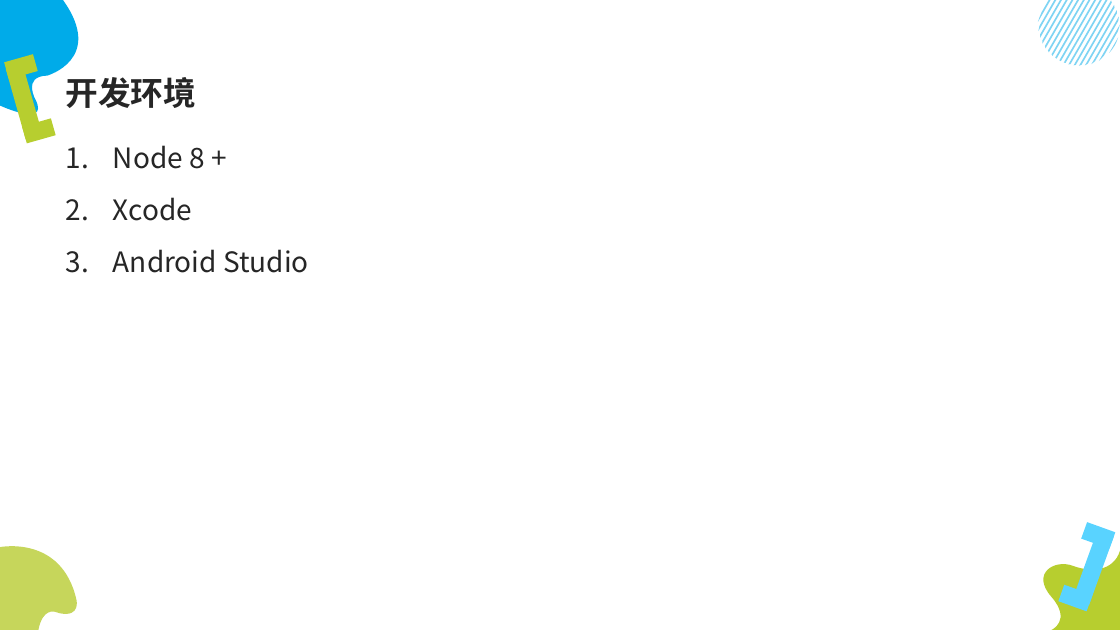
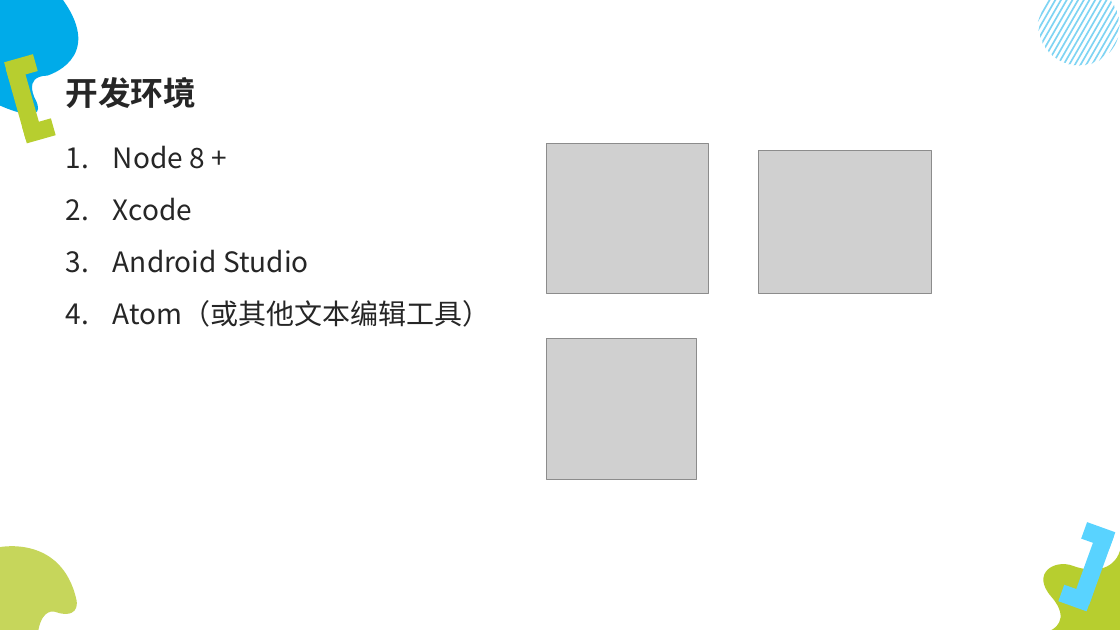
Before and after one commit to lumin824/hello-react-native, a slide deck: slide 10 of linkgap/ReactNative开发.pptx (slide 4 before the commit). Drawn at 1120x630 pixels with LibreOffice and Linux fonts; fonts in the diff are those of the drawing; grey boxes stand for pictures. Boxes give left, top, right and bottom in pixels: in the first picture for what was removed or moved away, otherwise in the second. Text is boxed around its words. In the diff, an @@ line names an element or a change of style, - is before the commit and + after.

```diff
--- a/linkgap/ReactNative开发.pptx
+++ b/linkgap/ReactNative开发.pptx
@@ picture added at (547,144,709,293) @@
@@ picture added at (759,151,933,293) @@
@@ text at (113,300,491,327): paragraph added @@
+4. Atom（或其他文本编辑工具）
@@ picture added at (547,339,697,480) @@
```
Also in this commit, not shown: 8 other slides changed, 17 slides added, 1 other file.
